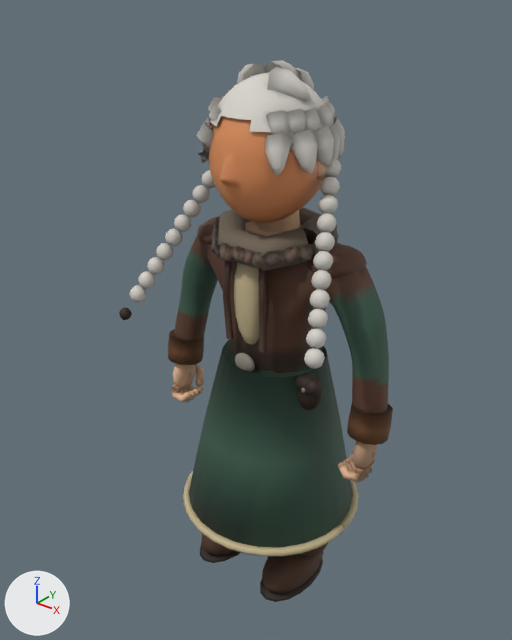
An edit to the glTF model dragonflyer/assets/villageois_runa.glb, drawn before and after from the same camera.
Both versions are drawn from a camera (50 mm lens) standing at (0.987, -1.317, 1.556) and looking at (-0.044, -0.027, 0.756). Lighting does not change. The marker at lower left points along +X, +Y and +Z. The picture after the commit comes second. Vertices at exactly the same position are counted once.

Names of what the first picture shows: 'Pieton', 'PietonTete'.
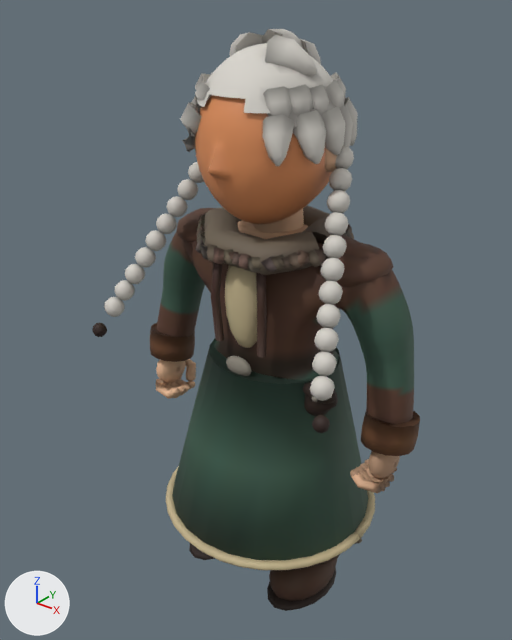
Where the change shows, as pixel boxes [x1, y1, x2, y2] in the pictures (512 x 640 px):
```json
{"object": "Pieton", "change": "reshaped", "before": [168, 207, 393, 602], "after": [150, 205, 420, 611], "on screen": "20% wider"}
{"object": "PietonTete", "change": "rescaled", "before": [119, 60, 345, 395], "after": [92, 29, 358, 433], "on screen": "18% wider, 21% taller"}
```

The change, as JSON lines over the scene's bpy script:
```json
{"block": "me_pieton", "where": "# used by ob_pieton; location = (0.0, 0.0, 0.0)"}
{"op": "remove", "block": "me_pieton", "code": "me_pieton.from_pydata(...)  # 9122 vertices, 17312 faces; spans x -0.356..0.356, y -0.267..0.237, z -0.013..1.04"}
{"op": "add", "block": "me_pieton", "code": "me_pieton.from_pydata(...)  # 9122 vertices, 17312 faces; spans x -0.424..0.424, y -0.315..0.28, z -0.027..1.04"}
{"block": "me_pieton", "change": "me_pieton part 1: 8508 of 9122 vertices moved; they spanned x -0.356..0.356, y -0.267..0.237, z -0.013..1.04 and now span x -0.424..0.424, y -0.315..0.28, z -0.027..1.04; mean shift (-0.002, -0.001, 0.0); largest move (0.354, -0.031, 0.631) -> (0.423, -0.034, 0.633)"}
{"block": "me_pieton", "change": "other edits to the shape of me_pieton do not show in these pictures"}
{"block": "me_pietontete", "where": "# used by ob_pietontete; location = (0.0, 0.0, 0.0)"}
{"op": "remove", "block": "me_pietontete", "code": "me_pietontete.from_pydata(...)  # 10826 vertices, 21360 faces; spans x -0.304..0.304, y -0.268..0.151, z 0.769..1.389"}
{"op": "add", "block": "me_pietontete", "code": "me_pietontete.from_pydata(...)  # 10826 vertices, 21360 faces; spans x -0.359..0.359, y -0.316..0.178, z 0.722..1.454"}
{"block": "me_pietontete", "change": "me_pietontete part 2: the whole mesh is scaled about its middle by 1.18, then moved by (0.0, -0.011, 0.009)"}
```
